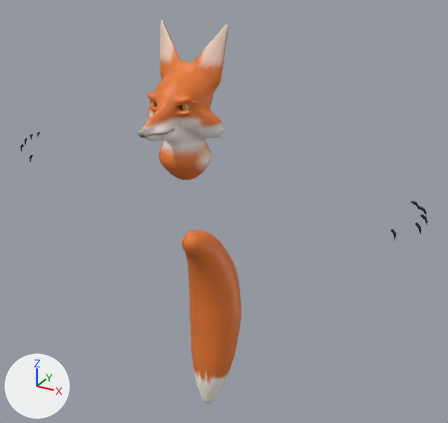
Before and after pictures for a commit that changed the glTF model public/humans/animals/female_fox.glb.
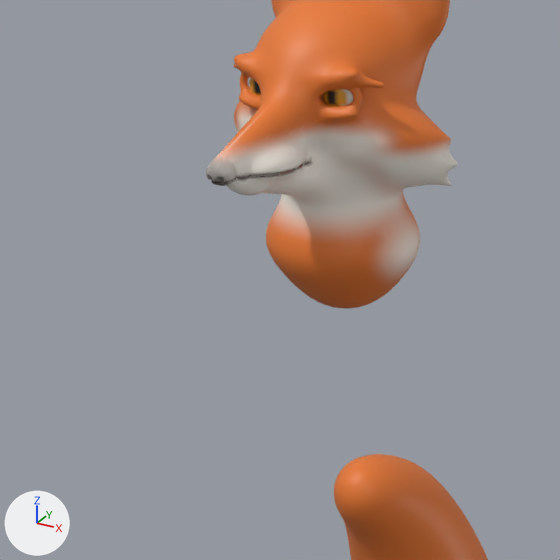
Each version appears first whole from a camera (50 mm lens) standing at (1.067, -1.721, 2.041) and looking at (0.067, 0.097, 1.132), and next in a close-up on the part from 15% to 58% of the width and 17% to 63% of the height. The axes (+X, +Y, +Z) are drawn at lower left. The lights are the same throughout. The older version's two pictures come first. Vertices at exactly the same position are counted once.

Names of what the first close-up shows: 'AnimalHead', 'AnimalTail' and 2 more.
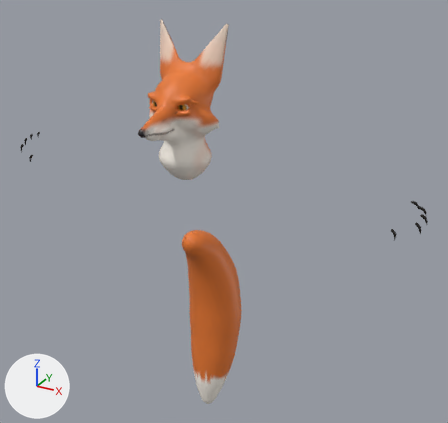
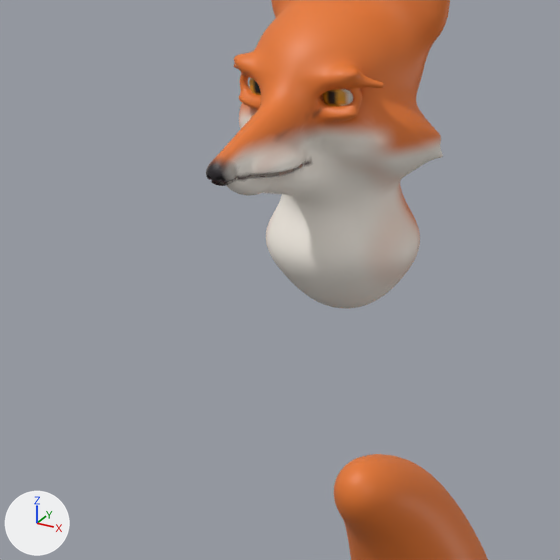
What changed in the scene script:
```text
Change me_animalhead:
    used by ob_animalhead; location = (0.0, 0.0, 0.0)
    remove me_animalhead.from_pydata(...)  # 15672 vertices, 31111 faces; spans x -0.134..0.134, y -0.29..0.04, z 1.294..1.803
    add me_animalhead.from_pydata(...)  # 15666 vertices, 31097 faces; spans x -0.126..0.126, y -0.29..0.04, z 1.294..1.803
    me_animalhead part 1: 190 vertices moved from x -0.11..0.092, y -0.266..0.019, z 1.392..1.792 to x -0.11..0.09, y -0.266..0.02, z 1.391..1.792; 2977 vertices removed from x -0.134..0.134, y -0.29..0.04, z 1.298..1.803; 2971 vertices added at x -0.124..0.122, y -0.29..0.04, z 1.297..1.803
    me_animalhead part 2: 3057 kept faces spanning x -0.125..0.119, y -0.29..0.019, z 1.294..1.802 get new vertex colours
```

Changed parts and their boxes [x1, y1, x2, y2] in the close-ups (560 x 560 px; the box of a moved part takes in the faces that stretch with it):
'AnimalHead', reshaped
    before: [206, 0, 458, 308]
    after: [206, 0, 450, 308]
part 1 of me_animalhead, moved or reshaped
    before: [208, 0, 458, 308]
    after: [208, 0, 446, 308]
part 2 of me_animalhead, recoloured (brown to grey)
    both: [206, 107, 418, 308]
